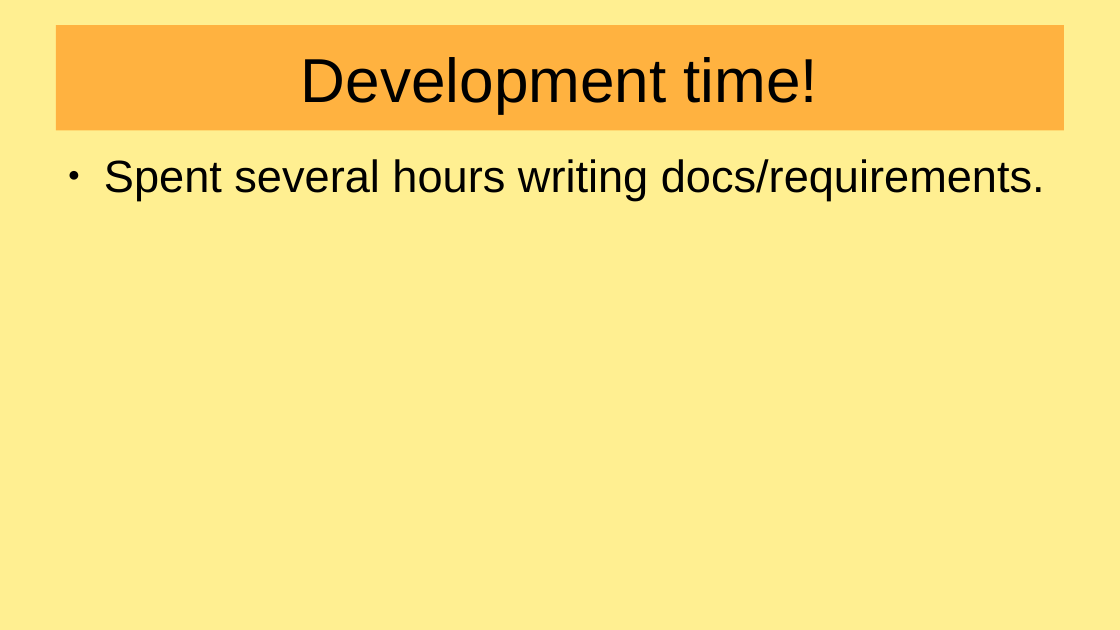
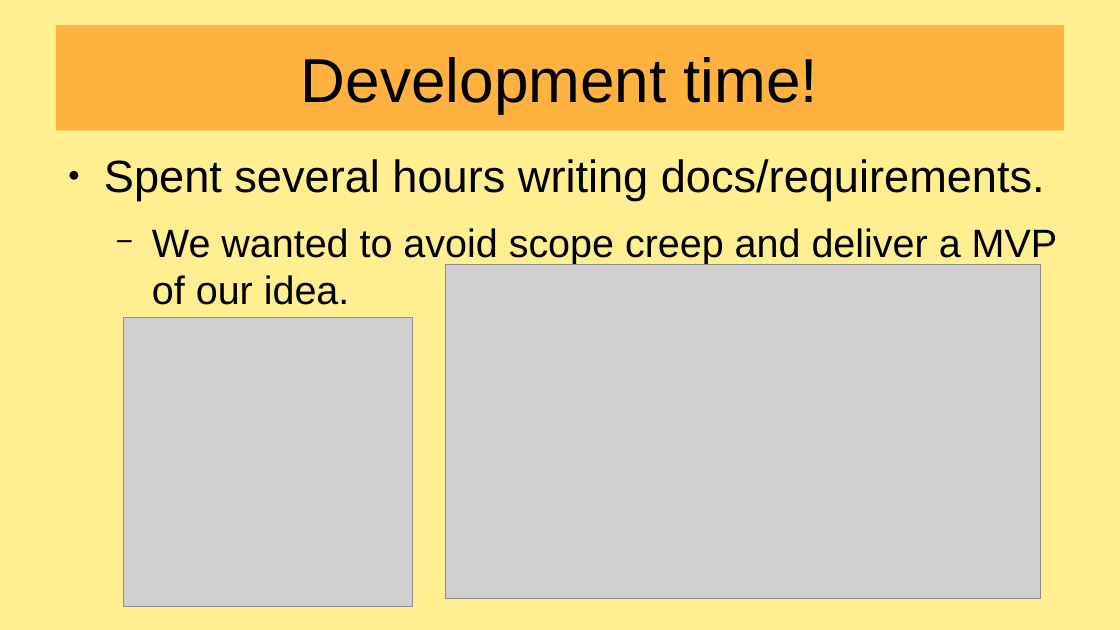
Before and after one commit to awedpotato767/Crazy-cat-people-WiT25, a slide deck: slide 4 of presentation.odp. Drawn at 1120x630 pixels with LibreOffice and Linux fonts; fonts in the diff are those of the drawing; grey boxes stand for pictures. Boxes give left, top, right and bottom in pixels: in the first picture for what was removed or moved away, otherwise in the second. Text is boxed around its words. In the diff, an @@ line names an element or a change of style, - is before the commit and + after.

```diff
--- a/presentation.odp
+++ b/presentation.odp
@@ text at (x1=152, y1=228, x2=1058, y2=305): paragraph added @@
+  − We wanted to avoid scope creep and deliver a MVP of our idea.
@@ picture added at (x1=446, y1=264, x2=1042, y2=599) @@
@@ picture added at (x1=124, y1=317, x2=413, y2=606) @@
```
Also in this commit, not shown: 4 slides added, 8 other files.
